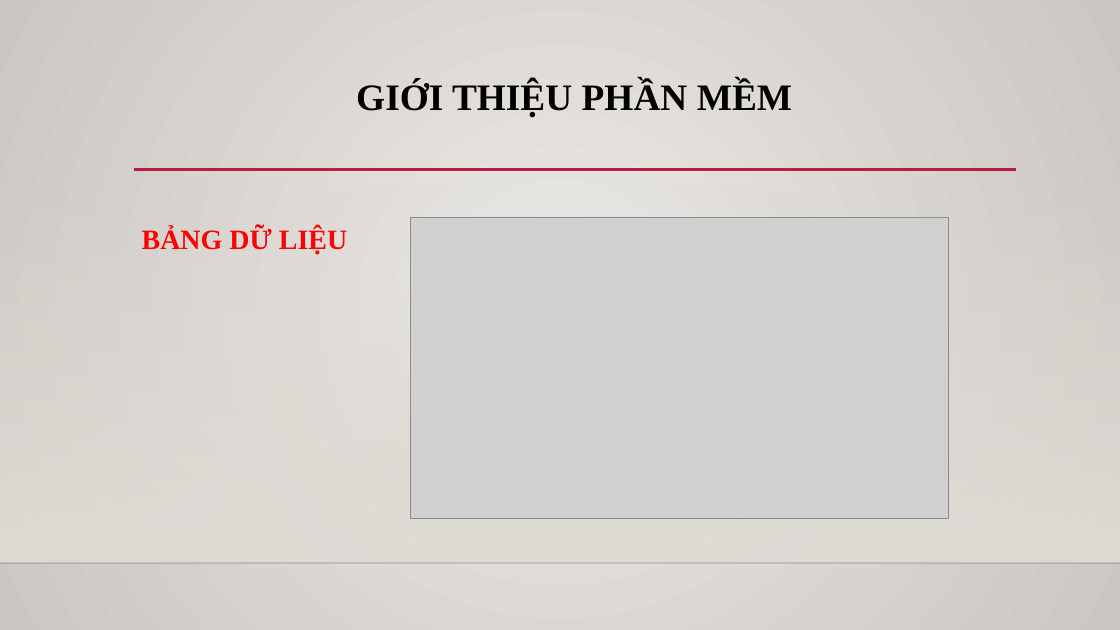
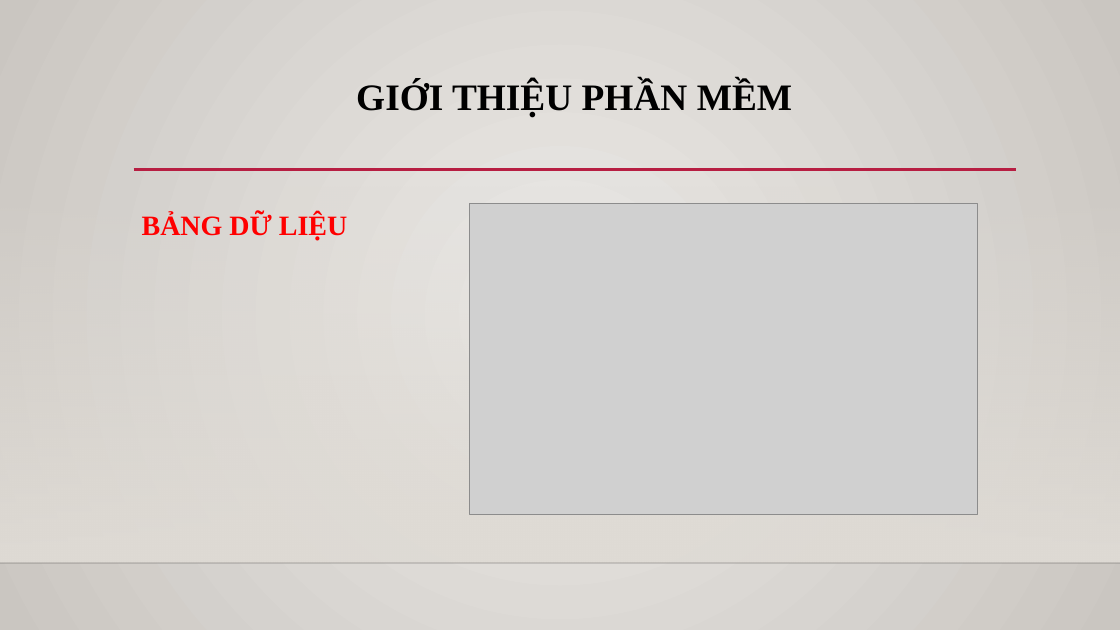
Before and after one commit to thecuong/timquanan, a slide deck: slide 7 of SlideThuyetTrinh.pptx (slide 6 before the commit). Drawn at 1120x630 pixels with LibreOffice and Linux fonts; fonts in the diff are those of the drawing; grey boxes stand for pictures; background and template pictures are left out. Boxes give left, top, right and bottom in pixels: in the first picture for what was removed or moved away, otherwise in the second. Text is boxed around its words. In the diff, an @@ line names an element or a change of style, - is before the commit and + after.

```diff
--- a/SlideThuyetTrinh.pptx
+++ b/SlideThuyetTrinh.pptx
@@ text "BẢNG DỮ LIỆU": place and size @@
-text "BẢNG DỮ LIỆU" at [142,228,347,255]
+text "BẢNG DỮ LIỆU" at [142,213,347,240]
@@ picture: place and size @@
-picture at [410,218,949,518]
+picture at [470,203,977,514]
```
Also in this commit, not shown: 4 other slides changed, 1 other file.
